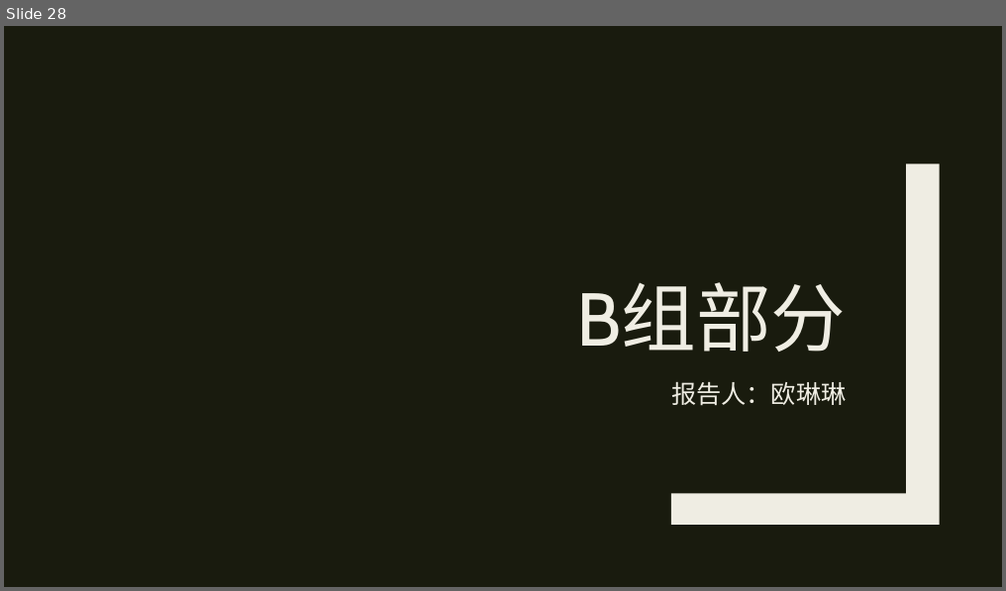
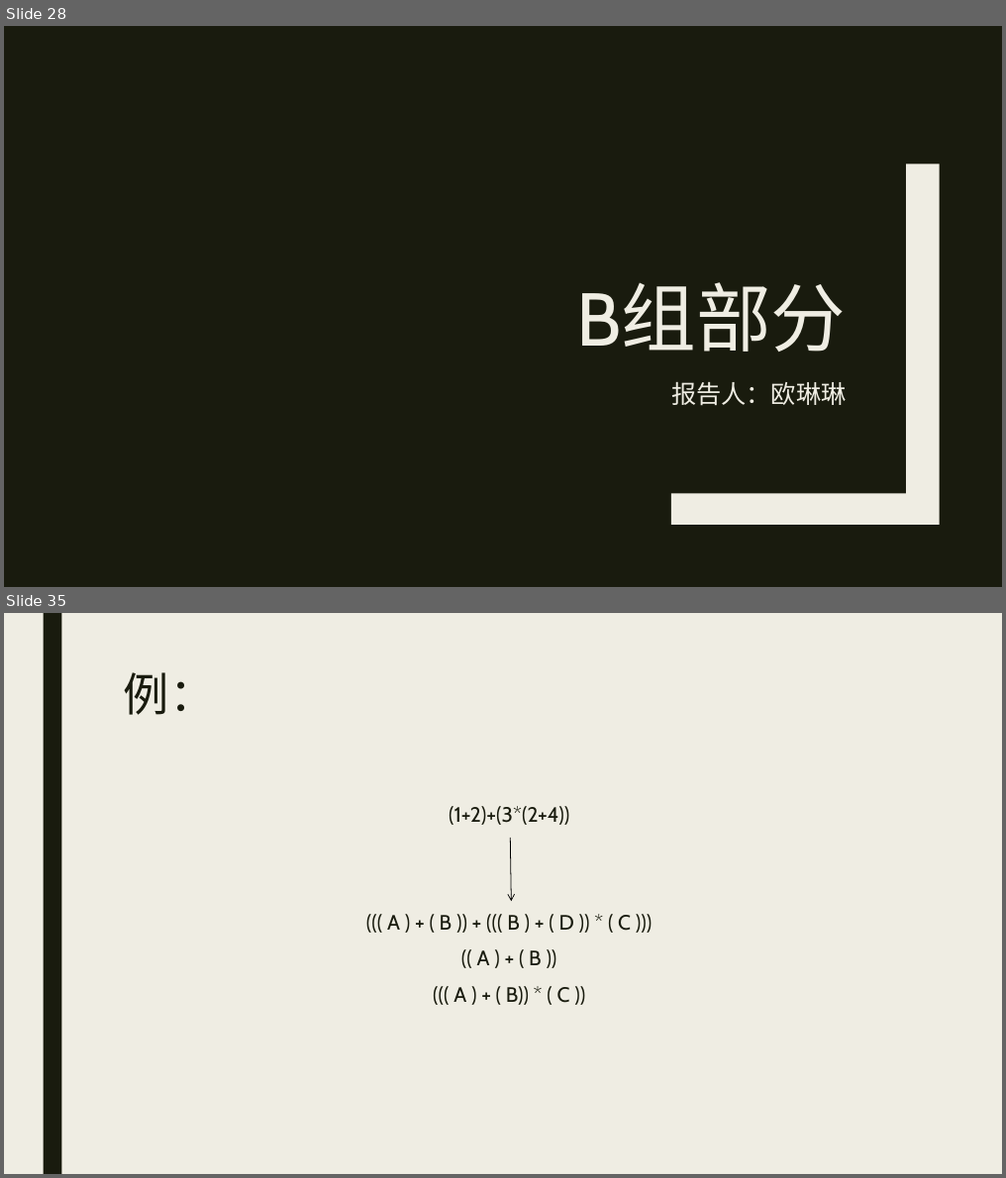
Before and after one commit to MU001999/maaath, a slide deck: docs/数据结构报告.pptx. Shown one above the other, each under a label of ours: slide 28 before the commit, slides 28 and 35 after it; the slides between them are not shown. The pictures are 1006x591 and 1006x1178 pixels, drawn with LibreOffice and Linux fonts; fonts in the diff are those of the drawing. Boxes give left, top, right and bottom in pixels: in the first picture for what was removed or moved away, otherwise in the second. Text is boxed around its words. In the diff, an @@ line names an element or a change of style, - is before the commit and + after.

```diff
--- a/docs/数据结构报告.pptx
+++ b/docs/数据结构报告.pptx
@@ slide 35 added at [4,613,1002,1174], background #EFEDE3 @@
@@ rectangle added at [43,613,61,1174], fill #191B0E @@
@@ title added at [124,672,215,715], 44 pt, text #191B0E @@
+例：
@@ text added at [387,806,631,1005], 20 pt, text #191B0E @@
+(1+2)+(3*(2+4))
+((( A ) + ( B )) + ((( B ) + ( D )) * ( C )))
+(( A ) + ( B ))
+((( A ) + ( B)) * ( C ))
@@ arrow added from (510, 838) to (512, 901), #000000 0.75 pt @@
```
Also in this commit, not shown: 24 other slides added, 3 other files.
